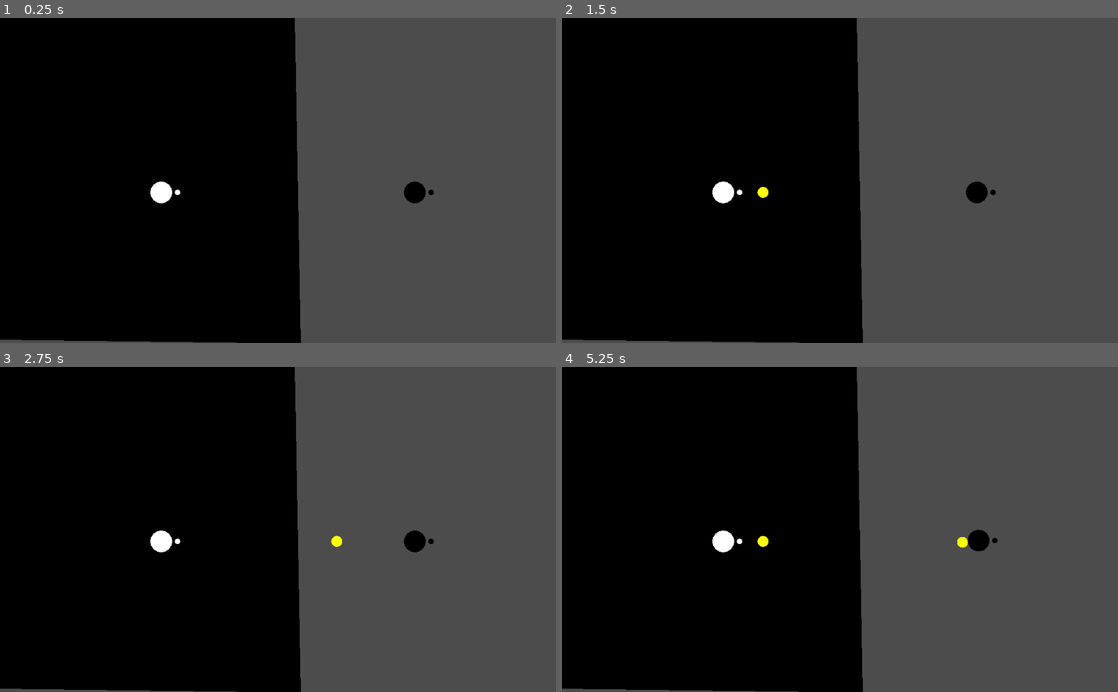
Above: before the commit, frames 1-4 (two rows, left to right).
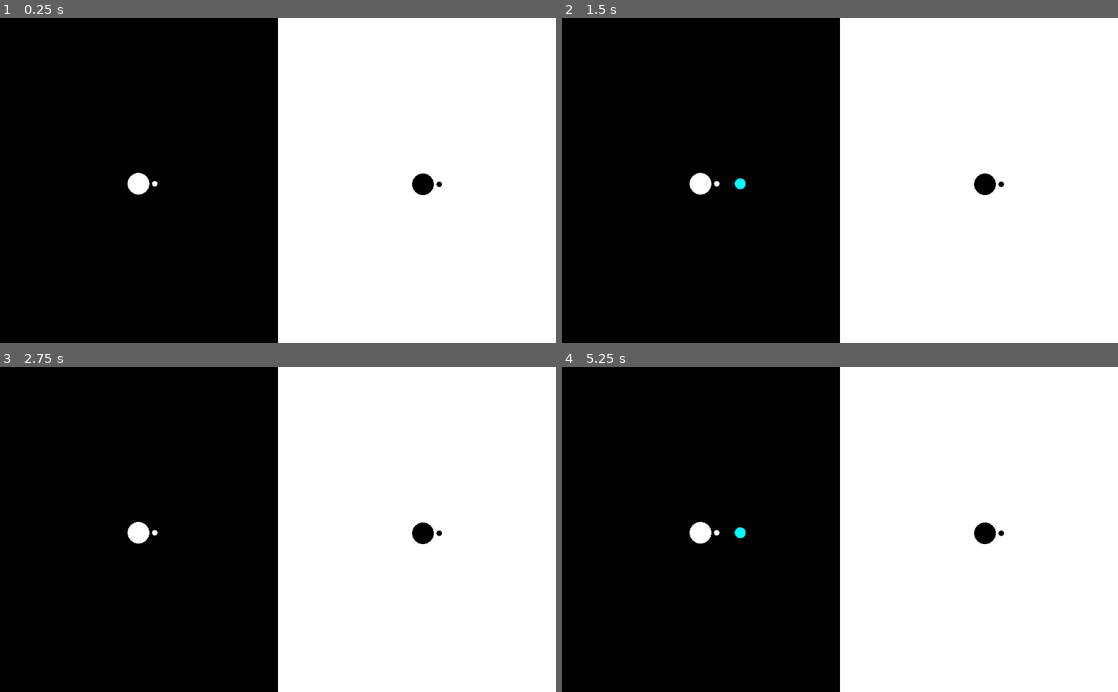
Above: after the commit, the same moments.

Repository: doctor-g/GGJ22
Game: Godot game, scene res://World/World.tscn
Same seed, same stepped clock (60 frames per second), same inputs: the game is played once before the commit and once after it.
Inputs:
- Up to frame 1 (0.25 s): no input
- Up to frame 2 (1.5 s): tap Enter at 0.5 s; tap Space at 1.25 s
- Up to frame 3 (2.75 s): no input
- Up to frame 4 (5.25 s): tap Enter at 4.25 s; tap Space at 5 s

The runs differ from the first frame. In frame 1, 51% of the frame differs, in the area x 0-100%, y 0-100%; in frame 2, 51%; in frame 3, 51%; in frame 4, 51%.

Commit message:
Redesign board to use zone bounds
The polygon approach was interesting but looked like it
might take too much time, so we're going with this for now.

Diff:
--- a/project/Player/Player.gd
+++ b/project/Player/Player.gd
@@ -54,8 +54,9 @@
 		Input.get_axis(_move_up, _move_down)
 	)
 
-	# warning-ignore:return_value_discarded
-	move_and_collide(direction*delta*speed)
+	var collision := move_and_collide(direction*delta*speed)
+	if collision != null:
+		damage()
 
 	if _is_any_aim_pressed():
 		_aim_angle = Vector2(
@@ -83,7 +84,7 @@
 	var projectile : Node2D = preload("res://Player/Projectile.tscn").instance()
 	projectile.player_index = player_index
 	get_parent().add_child(projectile)
-	projectile.position = get_global_transform().origin + Vector2(DISTANCE_TO_RETICLE,0).rotated(_aim_angle)
+	projectile.global_position = get_global_transform().origin + Vector2(DISTANCE_TO_RETICLE,0).rotated(_aim_angle)
 	projectile.direction = Vector2(cos(_aim_angle), sin(_aim_angle))
 
 
--- a/project/Player/Projectile.gd
+++ b/project/Player/Projectile.gd
@@ -13,18 +13,17 @@
 func _physics_process(delta):
 	var collision := move_and_collide(direction*delta*SPEED)
 	if collision!=null:
-		collision.collider.damage()
+		if collision.collider.has_method("damage"):
+			collision.collider.damage()
+		else:
+			queue_free()
 
 
 func _draw():
-	draw_circle(Vector2.ZERO, $CollisionShape2D.shape.radius, Color.yellow)
+	draw_circle(Vector2.ZERO, $CollisionShape2D.shape.radius, Color.cyan)
 
 
 func _set_player_index(index:int)->void:
 	player_index = index
 	collision_layer = 4 if index==0 else 8
 	collision_mask = 2 if index==0 else 1
-
-
-func _on_VisibilityNotifier2D_screen_exited():
-	queue_free()
--- a/project/Player/Projectile.tscn
+++ b/project/Player/Projectile.tscn
@@ -11,7 +11,3 @@
 
 [node name="CollisionShape2D" type="CollisionShape2D" parent="."]
 shape = SubResource( 1 )
-
-[node name="VisibilityNotifier2D" type="VisibilityNotifier2D" parent="."]
-
-[connection signal="screen_exited" from="VisibilityNotifier2D" to="." method="_on_VisibilityNotifier2D_screen_exited"]
--- a/project/World/World.gd
+++ b/project/World/World.gd
@@ -1,33 +1,4 @@
 extends Node2D
-
-onready var _player1 := $Players/Player1
-onready var _player2 := $Players/Player2
-onready var _zone := $Polygon2D
-
-func _physics_process(_delta):
-	if _player1_hit_boundary():
-		print("Player 1 out!")
-	if _player2_hit_boundary():
-		print("Player 2 out!")
-
-
-func _player1_hit_boundary() -> bool:
-	var world_coords := _compute_world_coordinates(_player1)
-	var array := Geometry.clip_polygons_2d(world_coords, _zone.polygon)
-	return array.size() != 0
-
-
-func _player2_hit_boundary() -> bool:
-	var world_coords := _compute_world_coordinates(_player2)
-	var array := Geometry.intersect_polygons_2d(world_coords, _zone.polygon)
-	return array.size() != 0
-
-
-func _compute_world_coordinates(node:Node2D) -> PoolVector2Array:
-	var world_coords : PoolVector2Array = []
-	for point in node.polygon:
-		world_coords.append(point + node.position)
-	return world_coords
 
 
 func _on_Player1_death():
--- a/project/World/World.tscn
+++ b/project/World/World.tscn
@@ -1,26 +1,49 @@
-[gd_scene load_steps=3 format=2]
+[gd_scene load_steps=4 format=2]
 
 [ext_resource path="res://World/World.gd" type="Script" id=1]
 [ext_resource path="res://Player/Player.tscn" type="PackedScene" id=2]
+[ext_resource path="res://World/ZoneBounds.tscn" type="PackedScene" id=3]
 
 [node name="World" type="Node2D"]
 script = ExtResource( 1 )
 
-[node name="Players" type="Node" parent="."]
+[node name="LeftZone" parent="." instance=ExtResource( 3 )]
+position = Vector2( 256, 300 )
 
-[node name="Player1" parent="Players" instance=ExtResource( 2 )]
-position = Vector2( 297, 322 )
+[node name="Player1" parent="LeftZone" instance=ExtResource( 2 )]
+position = Vector2( -1, 6 )
 collision_mask = 0
 
-[node name="Player2" parent="Players" instance=ExtResource( 2 )]
-position = Vector2( 764, 322 )
+[node name="RightZone" parent="." instance=ExtResource( 3 )]
+position = Vector2( 768, 300 )
+
+[node name="Top" parent="RightZone" index="0"]
+collision_layer = 2
+collision_mask = 2
+
+[node name="Bottom" parent="RightZone" index="1"]
+collision_layer = 2
+collision_mask = 2
+
+[node name="Left" parent="RightZone" index="2"]
+collision_layer = 2
+collision_mask = 2
+
+[node name="Right" parent="RightZone" index="3"]
+collision_layer = 2
+collision_mask = 2
+
+[node name="Polygon2D" parent="RightZone" index="4"]
+color = Color( 1, 1, 1, 1 )
+
+[node name="Player2" parent="RightZone" instance=ExtResource( 2 )]
+position = Vector2( 11, 7 )
 collision_layer = 2
 collision_mask = 0
 player_index = 1
 
-[node name="Polygon2D" type="Polygon2D" parent="."]
-color = Color( 0, 0, 0, 1 )
-polygon = PoolVector2Array( -1, -6, 543, 0, 554, 601, -1, 594 )
+[connection signal="death" from="LeftZone/Player1" to="." method="_on_Player1_death"]
+[connection signal="death" from="RightZone/Player2" to="." method="_on_Player2_death"]
 
-[connection signal="death" from="Players/Player1" to="." method="_on_Player1_death"]
-[connection signal="death" from="Players/Player2" to="." method="_on_Player2_death"]
+[editable path="LeftZone"]
+[editable path="RightZone"]
--- /dev/null
+++ b/project/World/ZoneBounds.tscn
@@ -0,0 +1,37 @@
+[gd_scene load_steps=3 format=2]
+
+[sub_resource type="RectangleShape2D" id=1]
+extents = Vector2( 256, 10 )
+
+[sub_resource type="RectangleShape2D" id=2]
+extents = Vector2( 10, 300 )
+
+[node name="ZoneBounds" type="Node2D"]
+
+[node name="Top" type="StaticBody2D" parent="."]
+position = Vector2( 0, -300 )
+
+[node name="CollisionShape2D" type="CollisionShape2D" parent="Top"]
+shape = SubResource( 1 )
+
+[node name="Bottom" type="StaticBody2D" parent="."]
+position = Vector2( 0, 300 )
+
+[node name="CollisionShape2D" type="CollisionShape2D" parent="Bottom"]
+shape = SubResource( 1 )
+
+[node name="Left" type="StaticBody2D" parent="."]
+position = Vector2( -256, 0 )
+
+[node name="CollisionShape2D" type="CollisionShape2D" parent="Left"]
+shape = SubResource( 2 )
+
+[node name="Right" type="StaticBody2D" parent="."]
+position = Vector2( 256, 0 )
+
+[node name="CollisionShape2D" type="CollisionShape2D" parent="Right"]
+shape = SubResource( 2 )
+
+[node name="Polygon2D" type="Polygon2D" parent="."]
+color = Color( 0, 0, 0, 1 )
+polygon = PoolVector2Array( -256, -300, 256, -300, 256, 300, -256, 300 )
